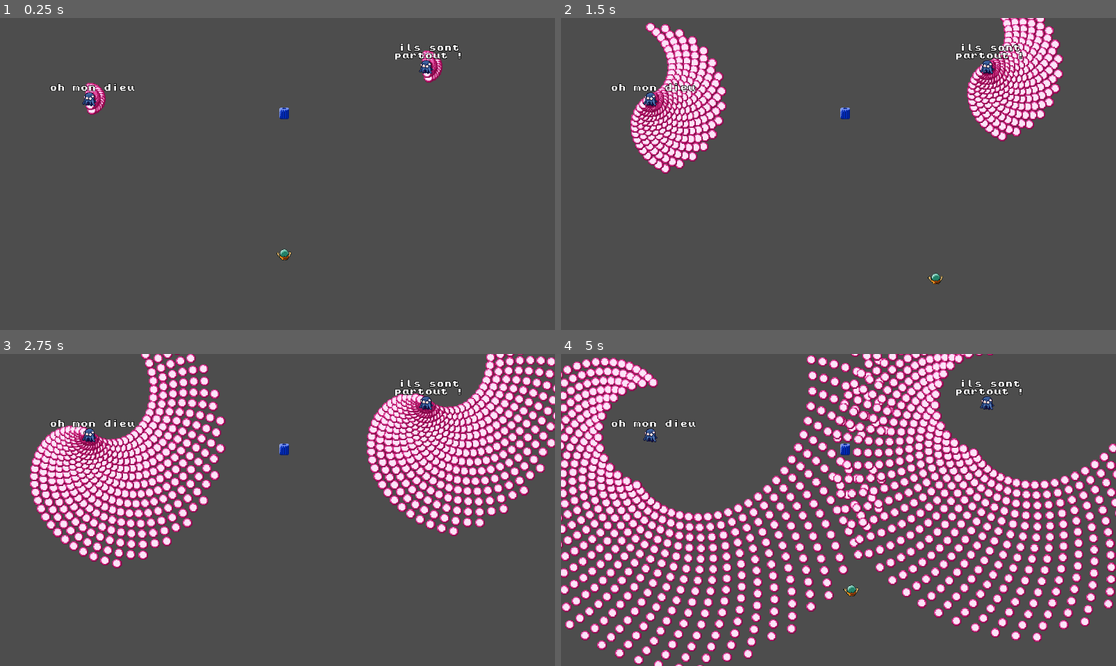
Above: before the commit, frames 1-4 (two rows, left to right).
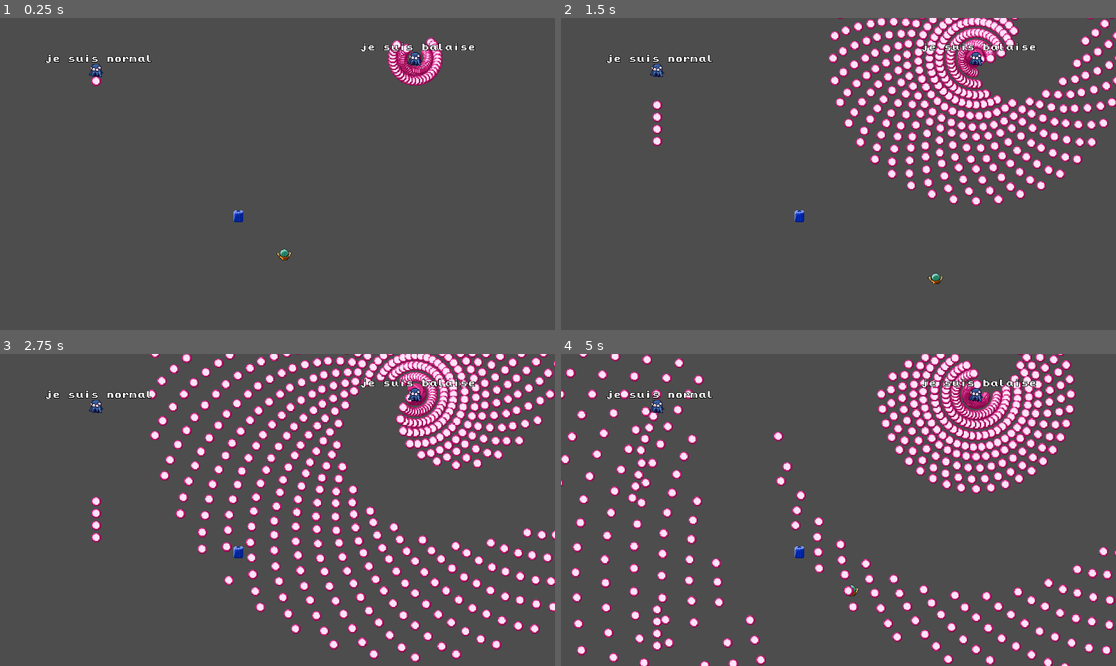
Above: after the commit, the same moments.

Repository: soixante/mispeled
Game: Godot game, scene res://main.tscn
The game is run twice, just before and just after one commit, with the same random seed, the same clock (stepped at 60 frames per second) and the same inputs.
Inputs:
- Up to frame 1 (0.25 s): no input
- Up to frame 2 (1.5 s): tap Enter at 0.5 s; hold Right (strafe_right) 0.53-1.28 s; tap Backspace at 0.6, 1.35 s; hold Down (move_backward) from 1.28 s (still down)
- Up to frame 3 (2.75 s): release Down (move_backward) at 2.03 s; hold Right (strafe_right) from 2.03 s (still down); tap Shift at 2.1 s; tap Backspace at 2.3 s
- Up to frame 4 (5 s): release Right (strafe_right) at 2.78 s; hold Up (move_forward) 2.78-3.53 s; tap Alt at 2.85 s; tap Backspace at 3.05, 3.6, 4.35 s; hold Left (strafe_left) from 3.53 s (still down); tap Escape at 4.15 s

The runs differ from the first frame. In frame 1, 2.2% of the frame differs, in the area x 8-86%, y 6-66%; in frame 2, 20%; in frame 3, 36%; in frame 4, 46%, in the area x 0-100%, y 0-100%.

Commit message:
fix: spawn cooldown default value

Diff:
--- a/bullet_spawner.gd
+++ b/bullet_spawner.gd
@@ -1,14 +1,15 @@
 extends Node2D
 
-@export var initial_vector: Vector2 = Vector2(1,0)
+@export var initial_vector: Vector2 = Vector2(0, 1)
 @export var rotation_step: int = 5
 @export var channeling:int = 5
-@export var cooldown:int = 5
+@export var cooldown:int = 2
 @export var cadence: float = 1.0
 @export var bullet_count: int  = 1
 @export var bullet_arc: int = 0
 @export var bullet_node: PackedScene
 @export var update_on_cadence: bool = true
+@export var aim_at_player: bool = false
 
 var tick := 0.0
 var second_tick := 0.0
@@ -29,6 +30,7 @@
 func _ready():
 	add_to_group('spawners')
 	set_arc_vectors()
+	current_cooldown = cooldown
 	pass
 
 func _process(delta: float) -> void:
@@ -71,8 +73,11 @@
 		spawn_bullets()
 
 func update_spawner():
-	current_vector = initial_vector.rotated(current_rot)
-	current_rot += rotation_step * PI / 180.0
+	if aim_at_player:
+		pass
+	else:
+		current_vector = initial_vector.rotated(current_rot)
+		current_rot += rotation_step * PI / 180.0
 
 func spawn_bullets():
 	for i in bullet_count:
--- a/main.gd
+++ b/main.gd
@@ -35,9 +35,11 @@
 			KEY_BACKSPACE:
 				if (input_buffer.length() > 0):
 					input_buffer = input_buffer.substr(0, input_buffer.length() - 1)
+					validate_input_buffer()
 				return
 			KEY_ESCAPE:
 				input_buffer = ""
+				validate_input_buffer()
 				return
 
 		if event.unicode > 0:
--- a/main.tscn
+++ b/main.tscn
@@ -1,9 +1,10 @@
-[gd_scene load_steps=5 format=3 uid="uid://bt1jtbwtofnko"]
+[gd_scene load_steps=6 format=3 uid="uid://bt1jtbwtofnko"]
 
 [ext_resource type="Script" uid="uid://bdyg2vafoxy4" path="res://main.gd" id="1_1bvp3"]
 [ext_resource type="PackedScene" uid="uid://dnplkgxmpfpho" path="res://player.tscn" id="2_0xm2m"]
 [ext_resource type="PackedScene" uid="uid://dvcg4b416rb3g" path="res://bin.tscn" id="3_h2yge"]
-[ext_resource type="PackedScene" uid="uid://q45ru3rngmt7" path="res://target.tscn" id="4_1bvp3"]
+[ext_resource type="PackedScene" uid="uid://bp3nb8qu1jr8n" path="res://poulp_basic.tscn" id="4_1bvp3"]
+[ext_resource type="PackedScene" uid="uid://bohwkphi4sce4" path="res://poulp_evolved.tscn" id="5_lquwl"]
 
 [node name="main" type="Node2D"]
 script = ExtResource("1_1bvp3")
@@ -12,12 +13,12 @@
 position = Vector2(590, 492)
 
 [node name="bin" parent="." instance=ExtResource("3_h2yge")]
-position = Vector2(590, 198)
+position = Vector2(495, 412)
 
-[node name="target" parent="." instance=ExtResource("4_1bvp3")]
-position = Vector2(186, 168)
-sentence = "oh mon dieu"
+[node name="poulp_basic" parent="." instance=ExtResource("4_1bvp3")]
+position = Vector2(200, 108)
+sentence = "je suis normal"
 
-[node name="target2" parent="." instance=ExtResource("4_1bvp3")]
-position = Vector2(885, 101)
-sentence = "ils sont partout !"
+[node name="poulp_evolved" parent="." instance=ExtResource("5_lquwl")]
+position = Vector2(862, 84)
+sentence = "je suis balaise"
--- /dev/null
+++ b/poulp_basic.tscn
@@ -0,0 +1,12 @@
+[gd_scene load_steps=2 format=3 uid="uid://bp3nb8qu1jr8n"]
+
+[ext_resource type="PackedScene" uid="uid://q45ru3rngmt7" path="res://target.tscn" id="1_kcajl"]
+
+[node name="poulp_basic" instance=ExtResource("1_kcajl")]
+
+[node name="bullet_spawner" parent="." index="1"]
+channeling = 2
+cooldown = 2
+cadence = 4.0
+bullet_count = 1
+update_on_cadence = false
--- /dev/null
+++ b/poulp_evolved.tscn
@@ -0,0 +1,13 @@
+[gd_scene load_steps=2 format=3 uid="uid://bohwkphi4sce4"]
+
+[ext_resource type="PackedScene" uid="uid://q45ru3rngmt7" path="res://target.tscn" id="1_jiuyo"]
+
+[node name="poulp_evolved" instance=ExtResource("1_jiuyo")]
+
+[node name="bullet_spawner" parent="." index="1"]
+initial_vector = Vector2(0, 2)
+rotation_step = 12
+channeling = 4
+cadence = 9.0
+bullet_count = 30
+bullet_arc = 270
